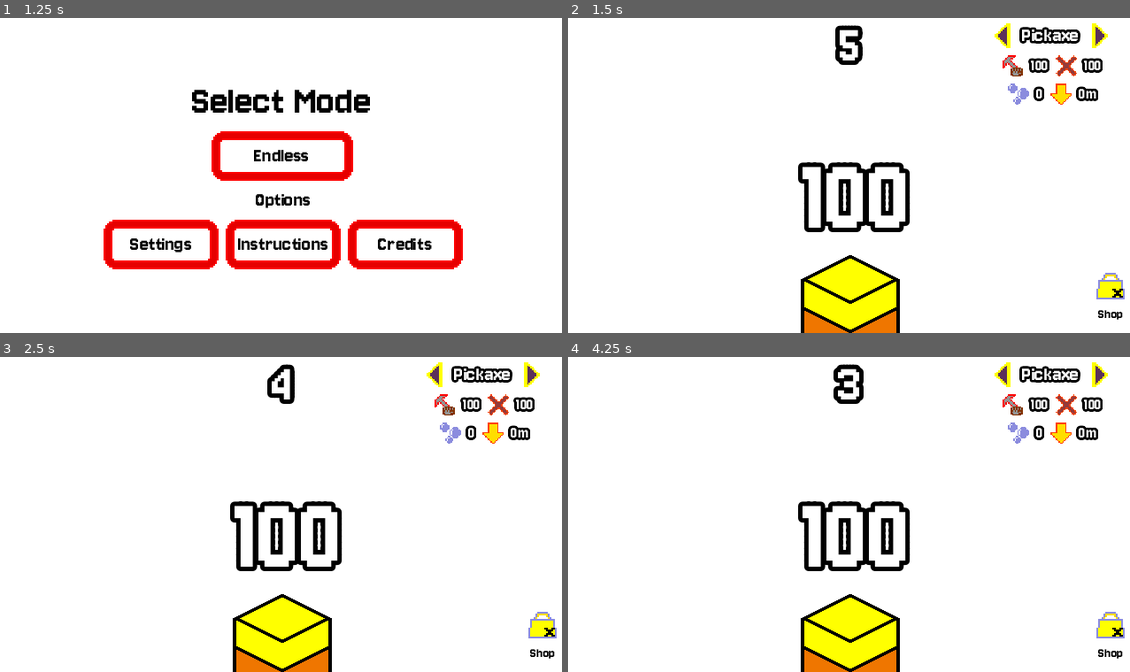
Above: before the commit, frames 1-4 (two rows, left to right).
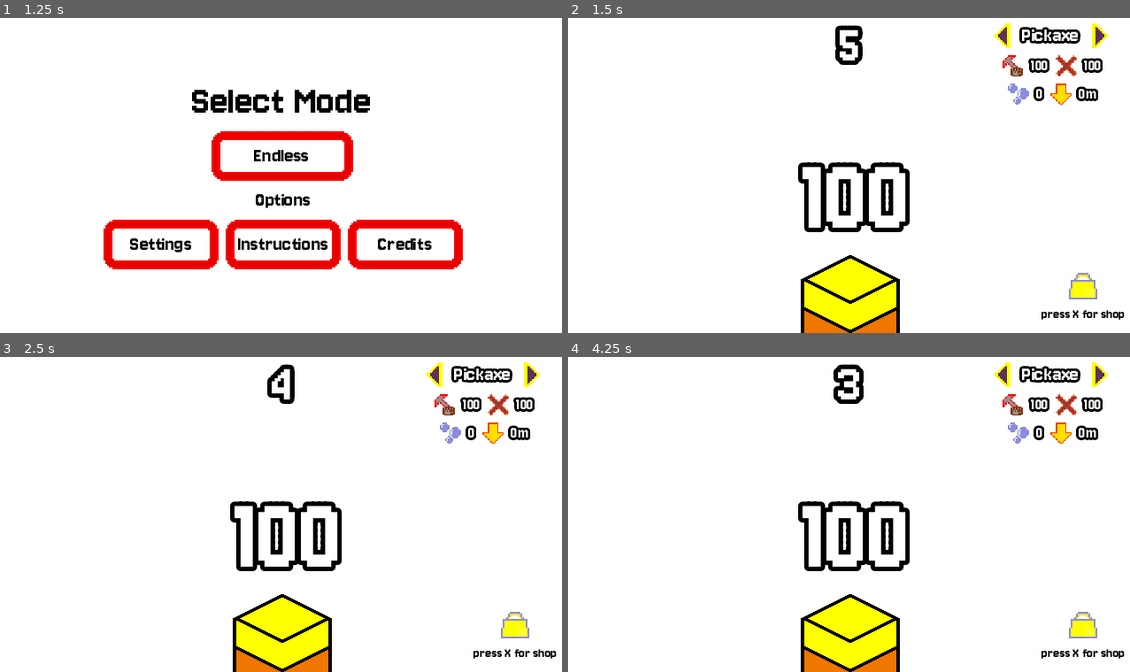
Above: after the commit, the same moments.

Repository: tfcb93/block-in-bits
Game: Godot game, scene res://Scenes/game.tscn
Same seed, same stepped clock (60 frames per second), same inputs: the game is played once before the commit and once after it.
Inputs:
- Up to frame 1 (1.25 s): tap Enter (start) at 0.5 s; hold Right (right) from 0.53 s (still down); hold Z (action) from 0.53 s (still down)
- Up to frame 2 (1.5 s): release Right (right) at 1.25 s; release Z (action) at 1.25 s; click "Endless" at 1.25 s
- Up to frame 3 (2.5 s): tap X (secondary) at 2, 2.1 s; hold Left (left) from 2.03 s (still down)
- Up to frame 4 (4.25 s): tap X (secondary) at 2.75 s; release Left (left) at 2.78 s; hold Right (right) 2.78-3.5 s; hold Enter (start) 2.78-3.5 s; click "return" at 3.5 s

Frame 1 is identical in both runs. In frame 2, 0.9% of the frame differs, in the area x 84-100%, y 80-96%; in frame 3, 0.9%; in frame 4, 0.9%.

Commit message:
Changes the shop indicator a little

Diff:
--- a/Scenes/level.tscn
+++ b/Scenes/level.tscn
@@ -56,7 +56,7 @@
 
 [node name="Label" type="Label" parent="interface/HBoxContainer"]
 layout_mode = 2
-text = "Shop"
+text = "press X for shop"
 label_settings = ExtResource("4_xby0c")
 horizontal_alignment = 1
 
Binary file changed: Resources/Images/bag.png
Binary file changed: Resources/icons.aseprite
